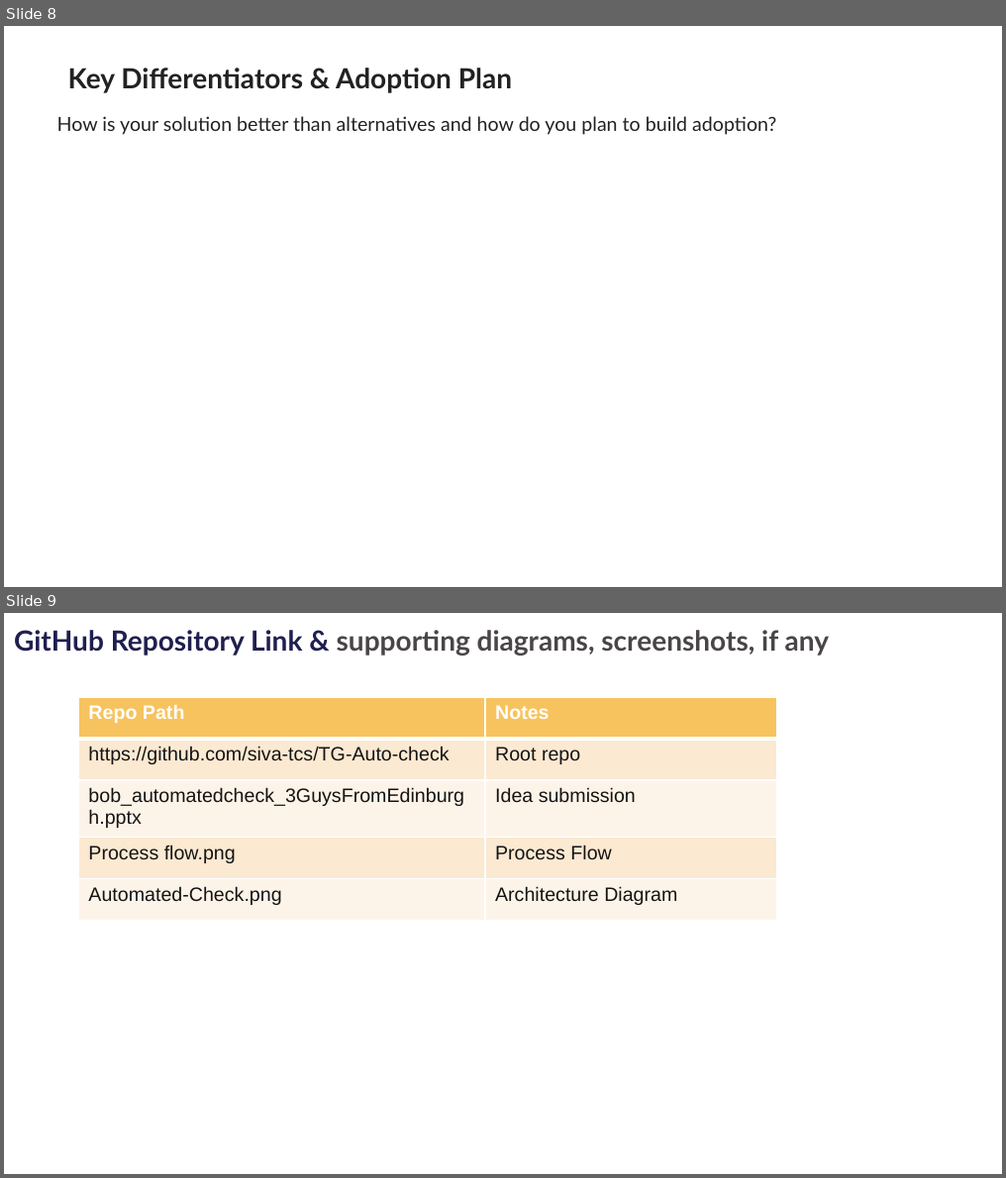
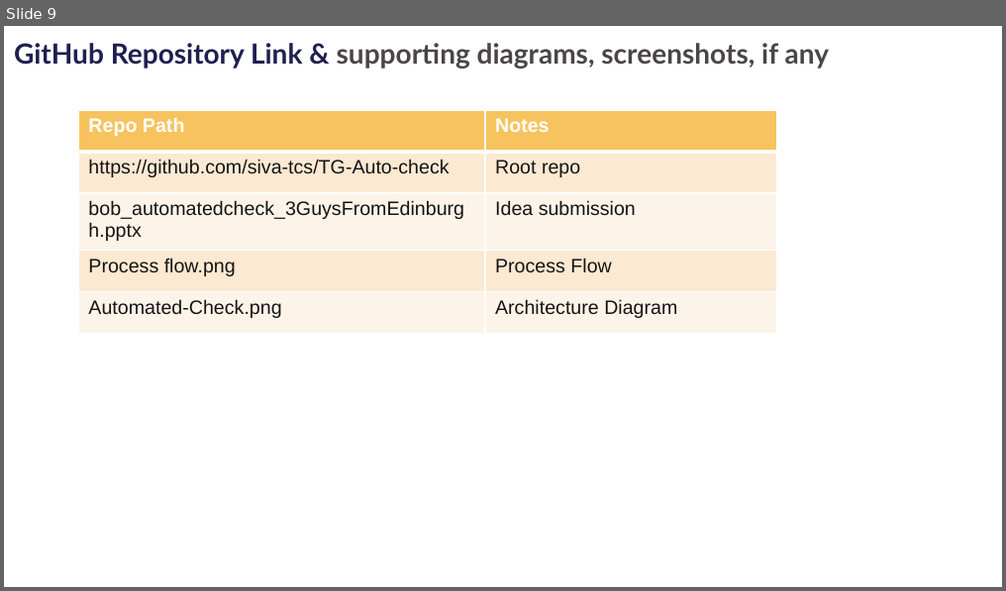
Before and after one commit to siva-tcs/TG-Auto-check, a slide deck: bob_automatedcheck_3GuysFromEdinburgh.pptx. Shown one above the other, each under a label of ours: slides 8 and 9 before the commit, slide 9 after it. The pictures are 1006x1178 and 1006x591 pixels, drawn with LibreOffice and Linux fonts; fonts in the diff are those of the drawing; background and template pictures are left out. Boxes give left, top, right and bottom in pixels: in the first picture for what was removed or moved away, otherwise in the second. Text is boxed around its words. In the diff, an @@ line names an element or a change of style, - is before the commit and + after.

```diff
--- a/bob_automatedcheck_3GuysFromEdinburgh.pptx
+++ b/bob_automatedcheck_3GuysFromEdinburgh.pptx
@@ slide 8 removed at bbox=[4, 26, 1002, 587], background #FFFFFF; not listed: 2 template elements that a slide beside it also shows @@
@@ title removed at bbox=[68, 68, 512, 93] @@
-Key Differentiators & Adoption Plan
@@ text removed at bbox=[57, 116, 776, 135] @@
-How is your solution better than alternatives and how do you plan to build adoption?
```
Also in this commit, not shown: 1 slide changed, 1 slide added.
